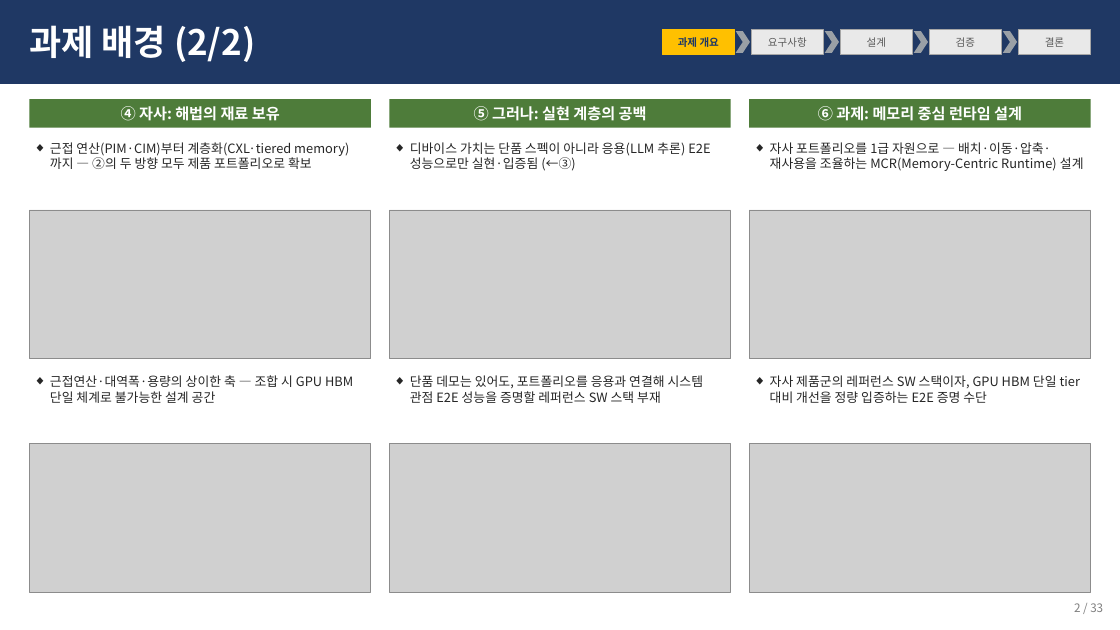
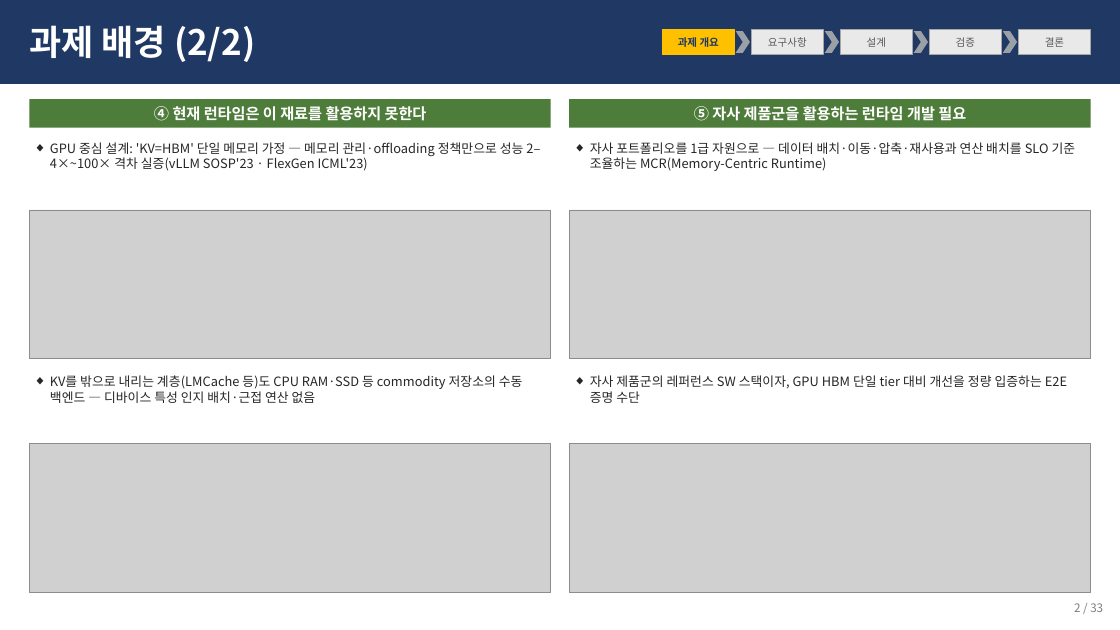
Before and after one commit to mkim0628/architect, a slide deck: slide 2 of docs/mcr_background_2p.pptx. Drawn at 1120x630 pixels with LibreOffice and Linux fonts; fonts in the diff are those of the drawing; grey boxes stand for pictures. Boxes give left, top, right and bottom in pixels: in the first picture for what was removed or moved away, otherwise in the second. Text is boxed around its words. In the diff, an @@ line names an element or a change of style, - is before the commit and + after.

```diff
--- a/docs/mcr_background_2p.pptx
+++ b/docs/mcr_background_2p.pptx
@@ rectangle: place and size @@
-rectangle at <box>29,99,371,128</box>
+rectangle at <box>29,99,551,128</box>
@@ text at <box>154,106,427,121</box>: text changed @@
-④ 자사: 해법의 재료 보유
+④ 현재 런타임은 이 재료를 활용하지 못한다
@@ rectangle: place and size @@
-rectangle at <box>389,99,730,128</box>
+rectangle at <box>570,99,1091,128</box>
@@ text at <box>694,106,966,121</box>: text changed @@
-⑤ 그러나: 실현 계층의 공백
+⑤ 자사 제품군을 활용하는 런타임 개발 필요
@@ rectangle removed at <box>749,99,1091,128</box> @@
@@ text removed at <box>818,106,1022,121</box> @@
-⑥ 과제: 메모리 중심 런타임 설계
@@ text at <box>50,142,540,171</box>: text changed @@
-◆ 근접 연산(PIM·CIM)부터 계층화(CXL·tiered memory)까지 — ②의 두 방향 모두 제품 포트폴리오로 확보
+◆ GPU 중심 설계: 'KV=HBM' 단일 메모리 가정 — 메모리 관리·offloading 정책만으로 성능 2–4×~100× 격차 실증(vLLM SOSP'23 · FlexGen ICML'23)
@@ text removed at <box>410,142,710,171</box> @@
-◆ 디바이스 가치는 단품 스펙이 아니라 응용(LLM 추론) E2E 성능으로만 실현·입증됨 (←③)
@@ text at <box>590,142,1076,171</box>: text changed @@
-◆ 자사 포트폴리오를 1급 자원으로 — 배치·이동·압축·재사용을 조율하는 MCR(Memory-Centric Runtime) 설계
+◆ 자사 포트폴리오를 1급 자원으로 — 데이터 배치·이동·압축·재사용과 연산 배치를 SLO 기준 조율하는 MCR(Memory-Centric Runtime)
@@ picture: place and size @@
-picture at <box>29,210,371,359</box>
+picture at <box>29,210,551,359</box>
@@ picture removed at <box>389,210,730,359</box> @@
@@ picture: place and size @@
-picture at <box>749,210,1091,359</box>
+picture at <box>570,210,1091,359</box>
@@ text at <box>50,375,523,403</box>: text changed @@
-◆ 근접연산·대역폭·용량의 상이한 축 — 조합 시 GPU HBM 단일 체계로 불가능한 설계 공간
+◆ KV를 밖으로 내리는 계층(LMCache 등)도 CPU RAM·SSD 등 commodity 저장소의 수동 백엔드 — 디바이스 특성 인지 배치·근접 연산 없음
@@ text removed at <box>410,375,703,403</box> @@
-◆ 단품 데모는 있어도, 포트폴리오를 응용과 연결해 시스템 관점 E2E 성능을 증명할 레퍼런스 SW 스택 부재
@@ text "자사 제품군의 레퍼런스 SW 스택이자, ..." rewrapped from <box>770,375,1080,403</box> to <box>590,375,1067,403</box> @@
@@ picture: place and size @@
-picture at <box>29,444,371,592</box>
+picture at <box>29,444,551,592</box>
@@ picture removed at <box>389,444,730,592</box> @@
@@ picture: place and size @@
-picture at <box>749,444,1091,592</box>
+picture at <box>570,444,1091,592</box>
```
Also in this commit, not shown: 1 other slide changed, 5 other files.
